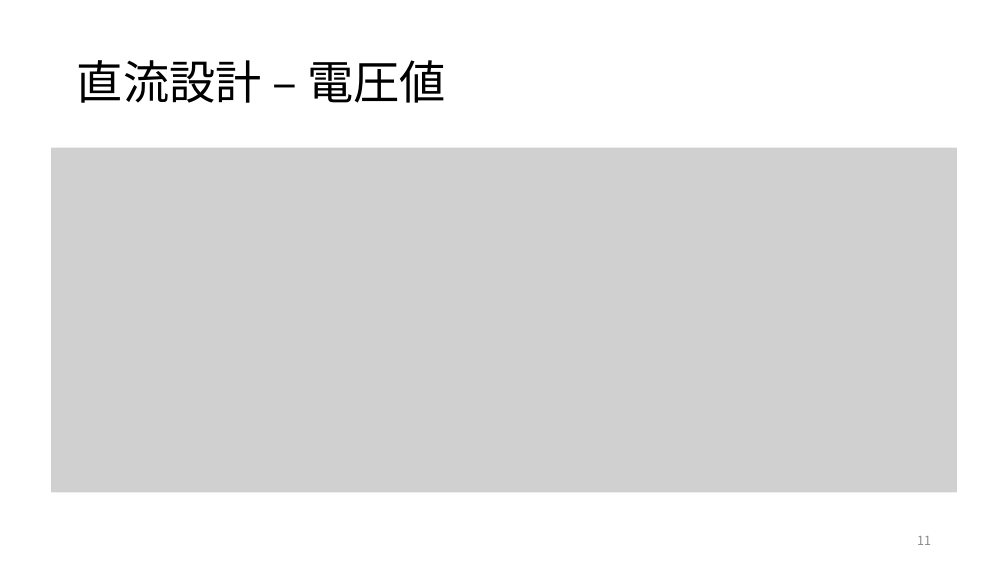
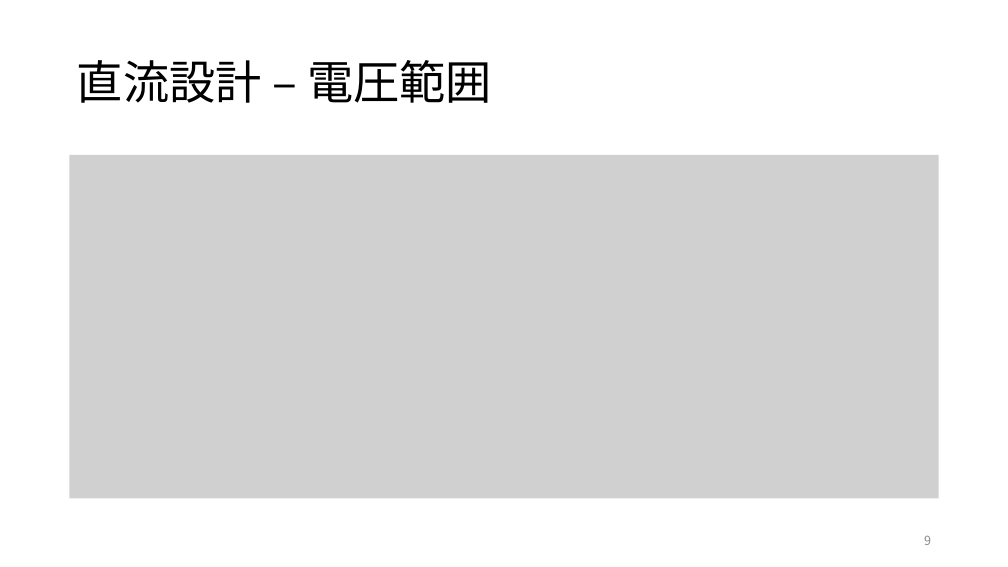
Before and after one commit to kjm-desktop10400/reserch, a slide deck: slide 9 of folded_gilbert/20230703/進捗報告 ギルバートセルの設計.pptx (slide 11 before the commit). Drawn at 1008x567 pixels with LibreOffice and Linux fonts; fonts in the diff are those of the drawing; grey boxes stand for pictures. Boxes give left, top, right and bottom in pixels: in the first picture for what was removed or moved away, otherwise in the second. Text is boxed around its words. In the diff, an @@ line names an element or a change of style, - is before the commit and + after.

```diff
--- a/folded_gilbert/20230703/進捗報告 ギルバートセルの設計.pptx
+++ b/folded_gilbert/20230703/進捗報告 ギルバートセルの設計.pptx
@@ title at (x1=77, y1=60, x2=492, y2=103): text changed @@
-直流設計 – 電圧値
+直流設計 – 電圧範囲
@@ picture resized from (x1=51, y1=147, x2=957, y2=492) to (x1=70, y1=155, x2=939, y2=498) @@
@@ page number at (x1=924, y1=536, x2=931, y2=545): text changed @@
-11
+9
```
Also in this commit, not shown: 5 other slides changed, 6 slides added, 5 slides removed, 33 other files.
